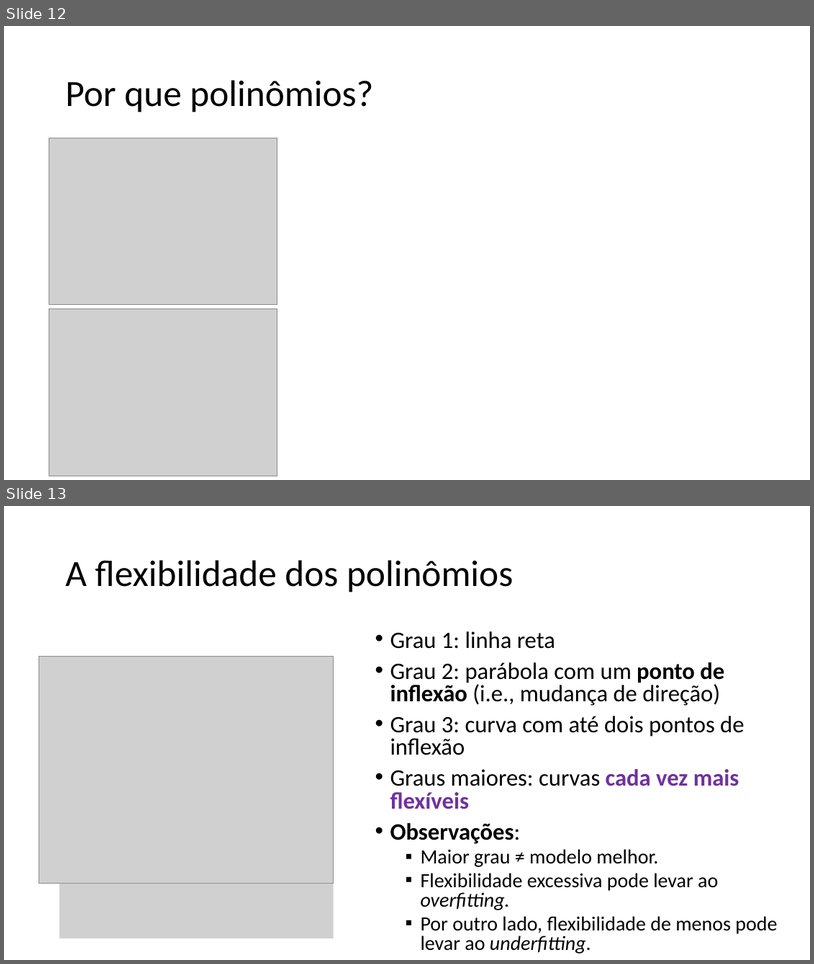
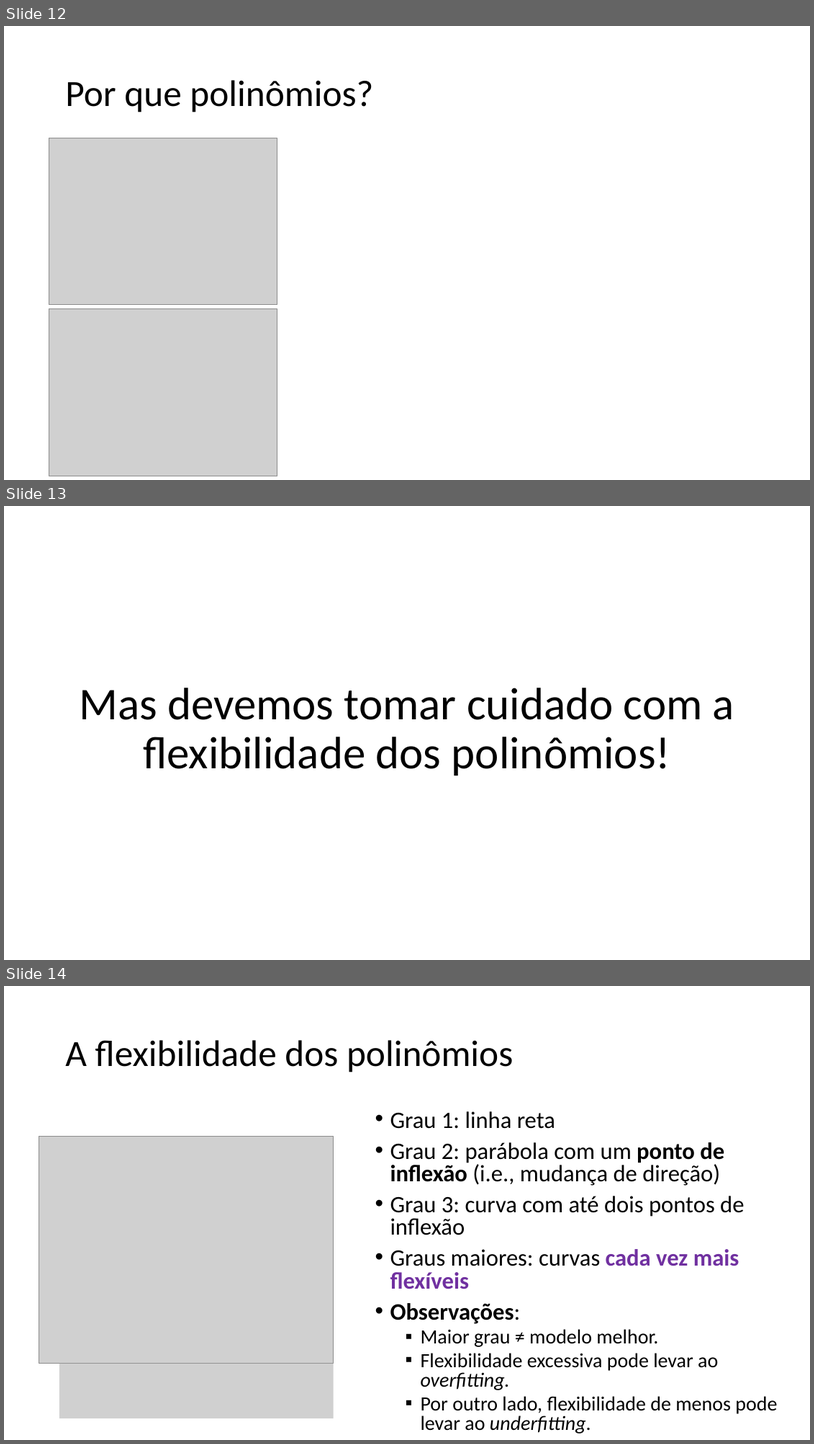
Before and after one commit to zz4fap/c24_inteligencia_artificial, a slide deck: slides/C24_Regressão.pptx. Shown one above the other, each under a label of ours: slides 12 and 13 before the commit, slides 12, 13 and 14 after it. The pictures are 814x964 and 814x1444 pixels, drawn with LibreOffice and Linux fonts; fonts in the diff are those of the drawing; grey boxes stand for pictures. Boxes give left, top, right and bottom in pixels: in the first picture for what was removed or moved away, otherwise in the second. Text is boxed around its words. In the diff, an @@ line names an element or a change of style, - is before the commit and + after.

```diff
--- a/slides/C24_Regressão.pptx
+++ b/slides/C24_Regressão.pptx
@@ slide 13 added at box(4, 506, 810, 960), background #FFFFFF @@
@@ text added at box(79, 687, 735, 775), 54 pt, text #000000 @@
+Mas devemos tomar cuidado com a flexibilidade dos polinômios!
@@ what was slide 13 is now slide 14 @@
```
Also in this commit, not shown: 2 slides changed, 1 other file.
